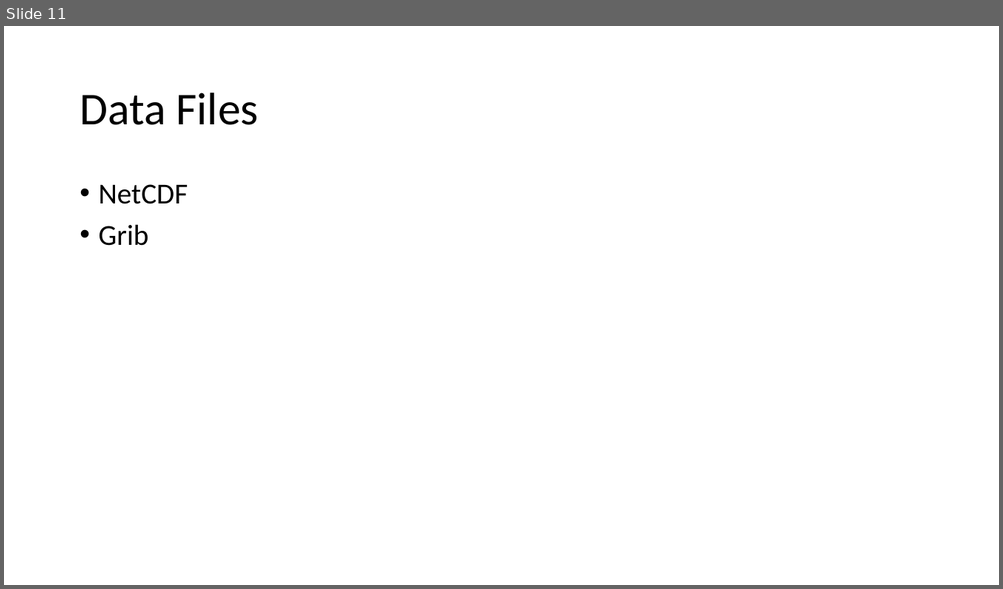
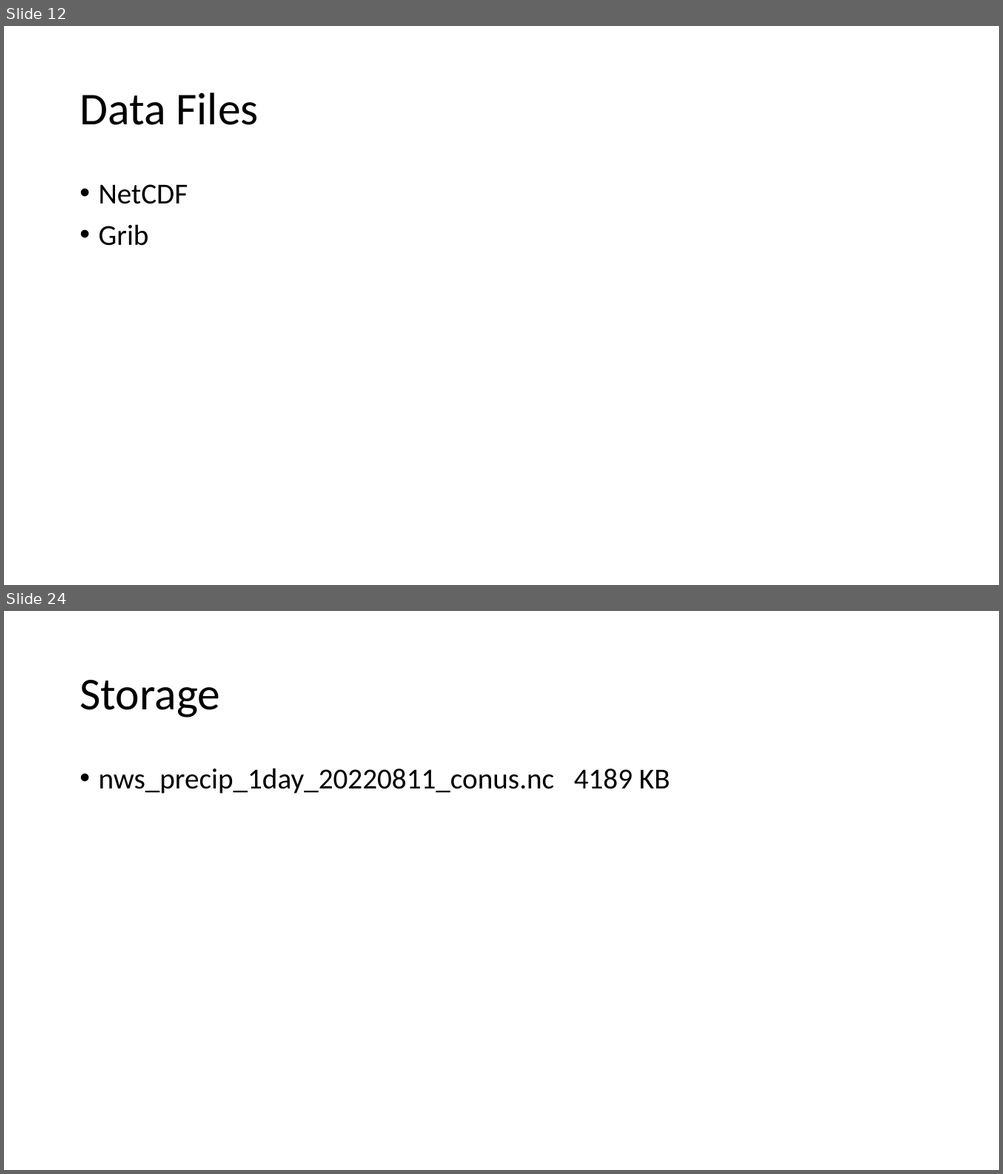
Before and after one commit to billinkc/presentations, a slide deck: IntegratingWeatherData/IntegratingWeatherData.pptx. Shown one above the other, each under a label of ours: slide 11 before the commit, slides 12 and 24 after it; the slides between them are not shown. The pictures are 1003x589 and 1003x1174 pixels, drawn with LibreOffice and Linux fonts; fonts in the diff are those of the drawing. Boxes give left, top, right and bottom in pixels: in the first picture for what was removed or moved away, otherwise in the second. Text is boxed around its words. In the diff, an @@ line names an element or a change of style, - is before the commit and + after.

```diff
--- a/IntegratingWeatherData/IntegratingWeatherData.pptx
+++ b/IntegratingWeatherData/IntegratingWeatherData.pptx
@@ slide 24 added at <box>4,611,999,1170</box>, background #FFFFFF @@
@@ title added at <box>79,680,220,718</box>, 44 pt, text #000000 @@
+Storage
@@ text added at <box>99,768,670,794</box>, 28 pt, text #000000 @@
+• nws_precip_1day_20220811_conus.nc 4189 KB
@@ what was slide 11 is now slide 12 @@
```
Also in this commit, not shown: 3 slides changed, 11 other slides added, 1 slide removed, 1 other file.
